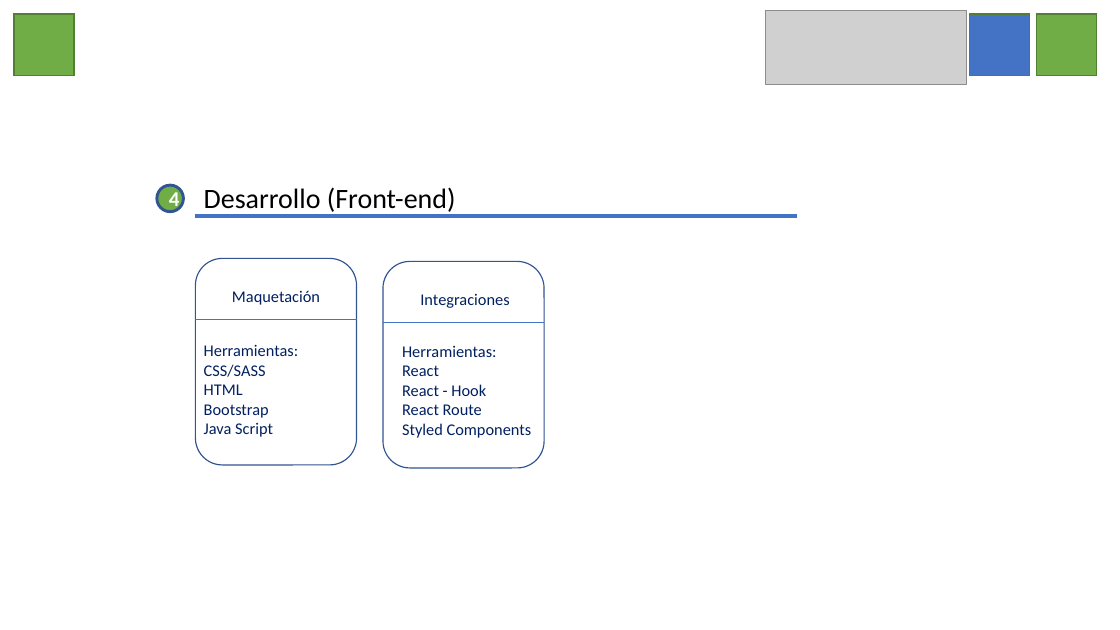
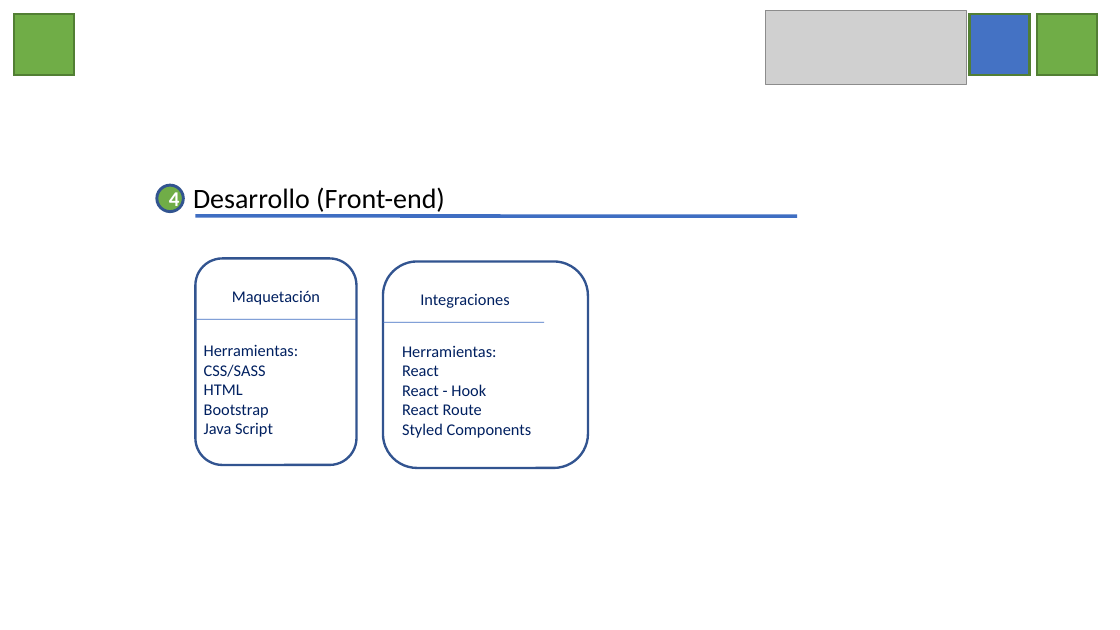
Before and after one commit to clebercmb/cachureros-front, a slide deck: slide 7 of Web Cachurero.pptx (slide 6 before the commit). Drawn at 1120x630 pixels with LibreOffice and Linux fonts; fonts in the diff are those of the drawing; grey boxes stand for pictures. Boxes give left, top, right and bottom in pixels: in the first picture for what was removed or moved away, otherwise in the second. Text is boxed around its words. In the diff, an @@ line names an element or a change of style, - is before the commit and + after.

```diff
--- a/Web Cachurero.pptx
+++ b/Web Cachurero.pptx
@@ text "Desarrollo (Front-end)": place and size @@
-text "Desarrollo (Front-end)" at (204,187,456,215)
+text "Desarrollo (Front-end)" at (193,187,445,215)
@@ rounded rectangle at (196,259,357,465): outline #325491 1 pt to #325491 2 pt; proportions changed @@
@@ rounded rectangle at (383,261,588,468): outline #325491 1 pt to #325491 2 pt; proportions changed @@
@@ rounded rectangle: place and size @@
-rounded rectangle at (383,261,544,468)
+rounded rectangle at (383,261,588,468)
@@ line (196, 319) - (356, 319): stroke #4472C4 0.5 pt to #3F6FC3 0.75 pt @@
@@ line (383, 323) - (544, 323): stroke #4472C4 0.5 pt to #3F6FC3 0.75 pt @@
```
Also in this commit, not shown: 6 other slides changed, 3 slides added.
